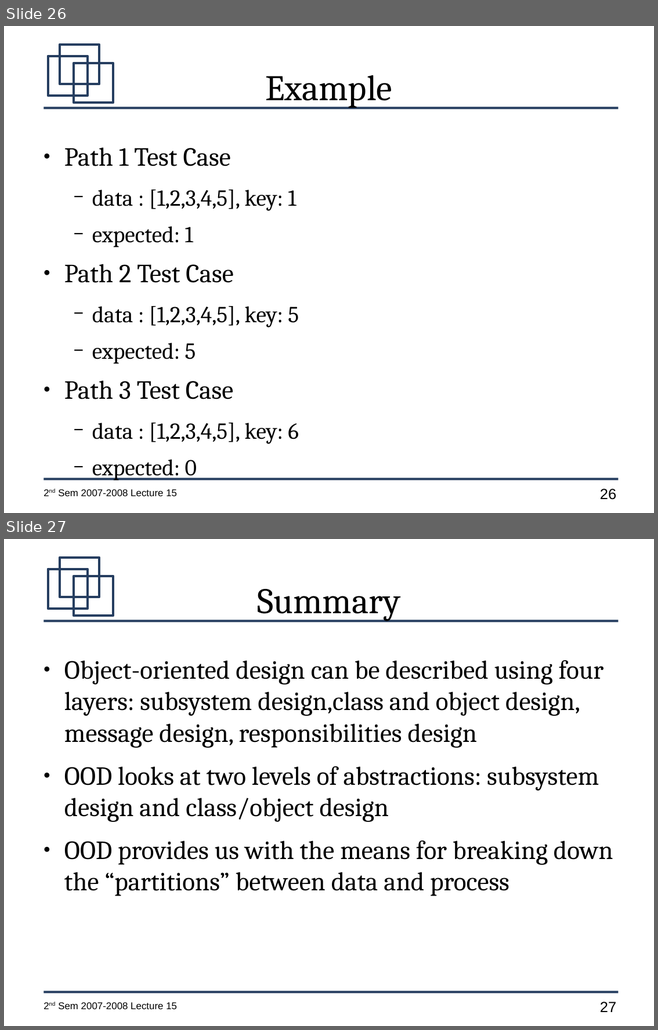
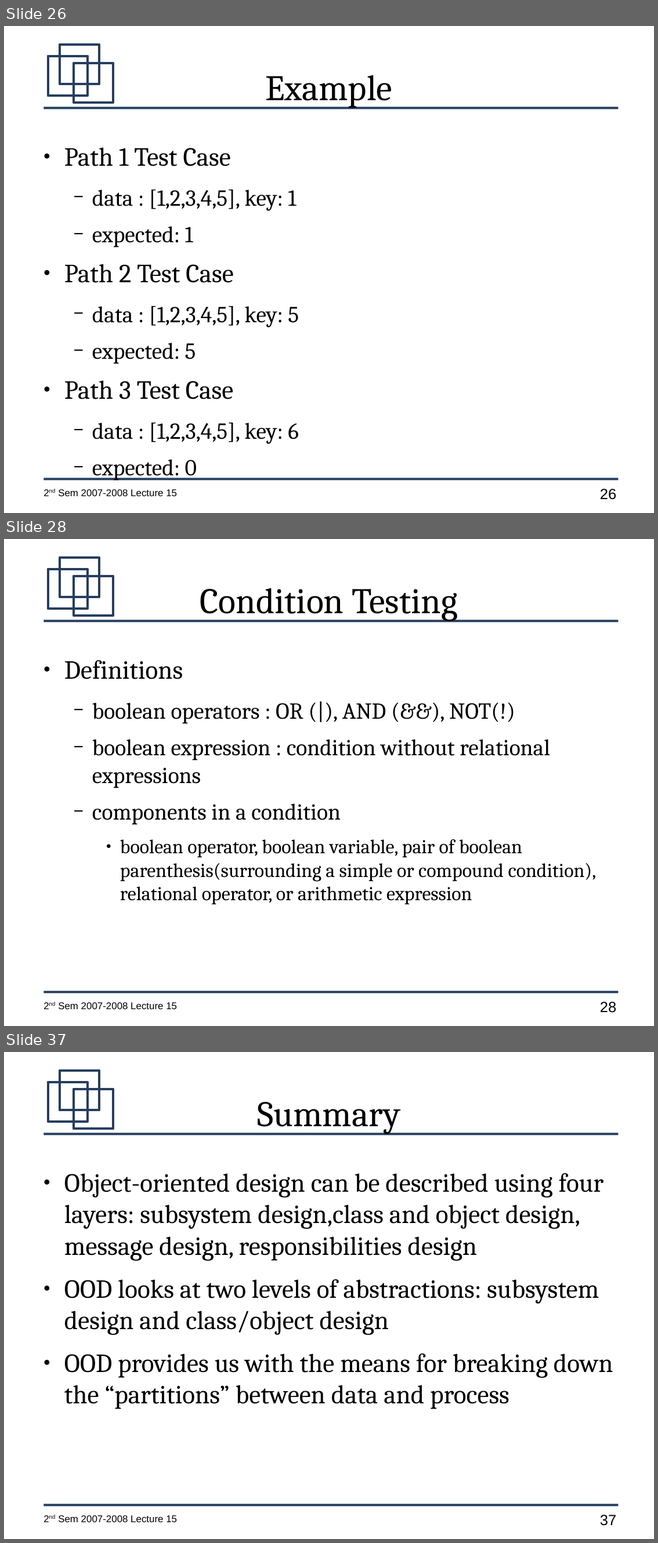
Before and after one commit to jachermocilla/jach-homepage, a slide deck: CMSC128-2nd-Sem-2007-L15.odp. Shown one above the other, each under a label of ours: slides 26 and 27 before the commit, slides 26, 28 and 37 after it; the slides between them are not shown. The pictures are 658x1030 and 658x1543 pixels, drawn with LibreOffice and Linux fonts; fonts in the diff are those of the drawing. Boxes give left, top, right and bottom in pixels: in the first picture for what was removed or moved away, otherwise in the second. Text is boxed around its words. In the diff, an @@ line names an element or a change of style, - is before the commit and + after.

```diff
--- a/CMSC128-2nd-Sem-2007-L15.odp
+++ b/CMSC128-2nd-Sem-2007-L15.odp
@@ slide 28 added at (4, 539, 654, 1026), background #FFFFFF; not listed: 7 template elements that a slide beside it also shows @@
@@ title added at (200, 588, 457, 621), 44 pt, text #000000 @@
+Condition Testing
@@ text added at (64, 660, 596, 904), 24 pt, text #000000 @@
+● Definitions
+  − boolean operators : OR (|), AND (&&), NOT(!)
+  − boolean expression : condition without relational expressions
+  − components in a condition
+    ● boolean operator, boolean variable, pair of boolean parenthesis(surrounding a simple or compound condition), relational operator, or arithmetic expression
@@ what was slide 27 is now slide 37 @@
@@ page number at (600, 1515, 616, 1526): text changed @@
-27
+37
```
Also in this commit, not shown: 9 other slides added.
